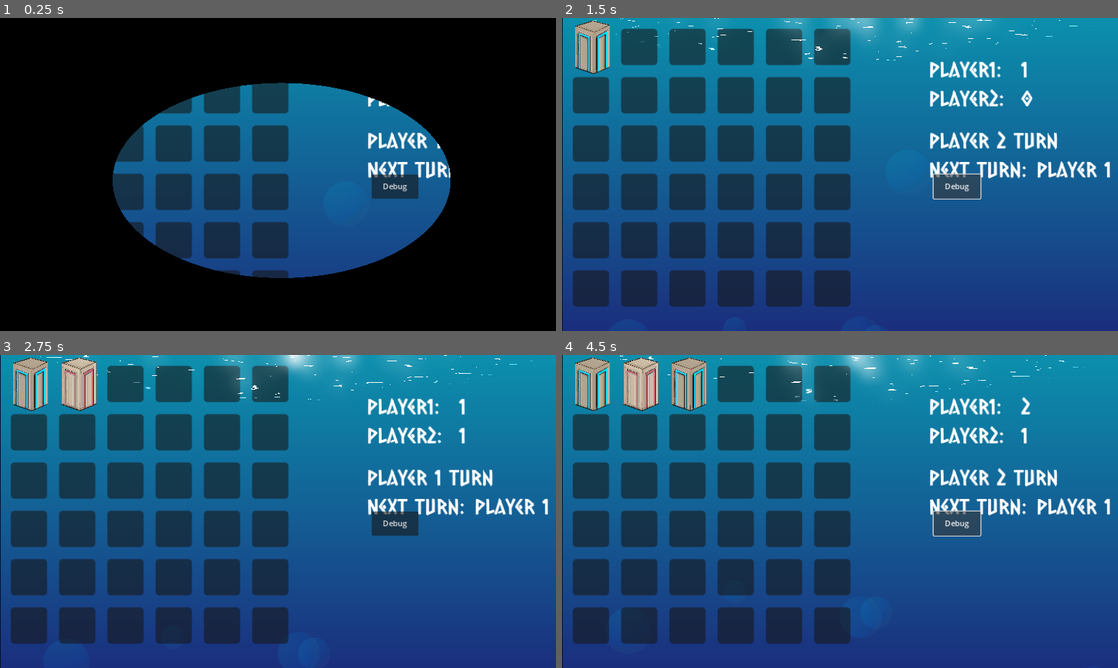
Above: before the commit, frames 1-4 (two rows, left to right).
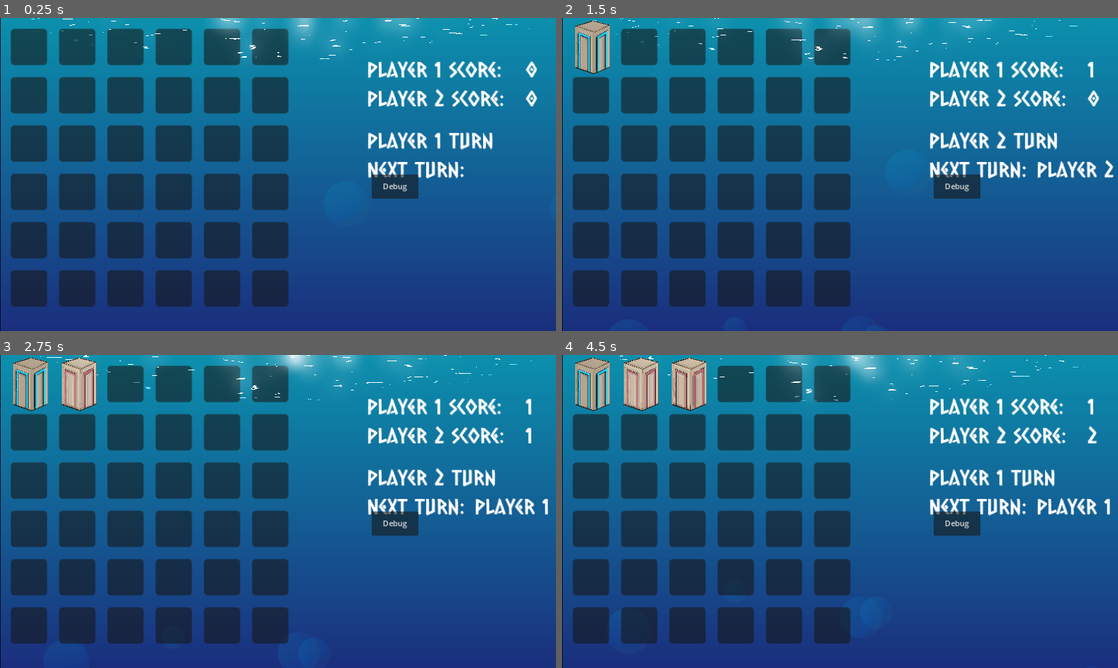
Above: after the commit, the same moments.

Repository: BeadsInCheese/CellularBubbleState
Game: Godot game, scene res://MainGame.tscn
Same seed, same stepped clock (60 frames per second), same inputs: the game is played once before the commit and once after it. This scene is started directly instead of the project's main scene.
Inputs (mouse positions are in pixels of both pictures, inside the frame that each line leads up to):
- Up to frame 1 (0.25 s): no input
- Up to frame 2 (1.5 s): click (589, 46) at 0.52 s; click "Debug" at 1.25 s
- Up to frame 3 (2.75 s): click (77, 383) at 2.02 s
- Up to frame 4 (4.5 s): click "Debug" at 2.75 s; click (689, 383) at 3.52 s; click "Debug" at 4.25 s

The runs differ from the first frame. In frame 1, 70% of the frame differs, in the area x 0-100%, y 0-100%; in frame 2, 1.0%; in frame 3, 1.2%; in frame 4, 1.8%.

Commit message:
small adjustment

Diff:
--- a/gamejam2025/MainGame.tscn
+++ b/gamejam2025/MainGame.tscn
@@ -128,8 +128,8 @@
 [node name="Sidebar" parent="." instance=ExtResource("3_xlshu")]
 offset_left = 760.0
 offset_top = 78.0
-offset_right = 800.0
-offset_bottom = 155.0
+offset_right = 1144.0
+offset_bottom = 620.0
 
 [node name="AudioStreamPlayer2D2" type="AudioStreamPlayer2D" parent="."]
 stream = ExtResource("7_nmuy5")
@@ -137,5 +137,6 @@
 bus = &"Music"
 
 [node name="Transition" parent="." instance=ExtResource("8_3ddsp")]
+visible = false
 
 [connection signal="button_down" from="Button" to="Board" method="_on_button_button_down"]
--- a/gamejam2025/sidebar.tscn
+++ b/gamejam2025/sidebar.tscn
@@ -5,8 +5,8 @@
 
 [node name="Sidebar" type="VBoxContainer"]
 custom_minimum_size = Vector2(100, 100)
-offset_right = 760.0
-offset_bottom = 1002.0
+offset_right = 656.0
+offset_bottom = 579.0
 size_flags_stretch_ratio = 1.86
 script = ExtResource("1_50b85")
 
@@ -16,15 +16,15 @@
 
 [node name="RichTextLabel" type="RichTextLabel" parent="contUpper1"]
 clip_contents = false
+custom_minimum_size = Vector2(325, 0)
 layout_mode = 2
-size_flags_horizontal = 3
 theme = ExtResource("2_7aq0k")
-text = "Player1: "
+text = "Player 1 score: "
 
 [node name="Score_player1" type="RichTextLabel" parent="contUpper1"]
 clip_contents = false
 layout_mode = 2
-size_flags_horizontal = 3
+size_flags_horizontal = 8
 theme = ExtResource("2_7aq0k")
 text = "0"
 fit_content = true
@@ -35,15 +35,14 @@
 
 [node name="RichTextLabel" type="RichTextLabel" parent="contUpper2"]
 clip_contents = false
+custom_minimum_size = Vector2(325, 0)
 layout_mode = 2
-size_flags_horizontal = 3
 theme = ExtResource("2_7aq0k")
-text = "Player2: "
+text = "Player 2 score: "
 
 [node name="Score_player2" type="RichTextLabel" parent="contUpper2"]
 clip_contents = false
 layout_mode = 2
-size_flags_horizontal = 3
 theme = ExtResource("2_7aq0k")
 text = "0"
 fit_content = true
Not shown: 1 places in gamejam2025/MainGame.tscn that only renumber resources
